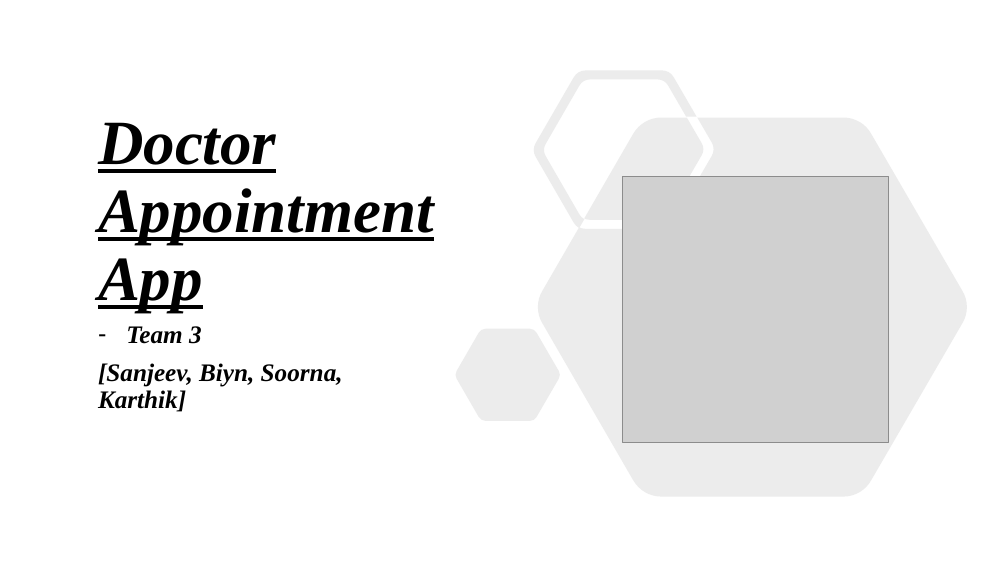
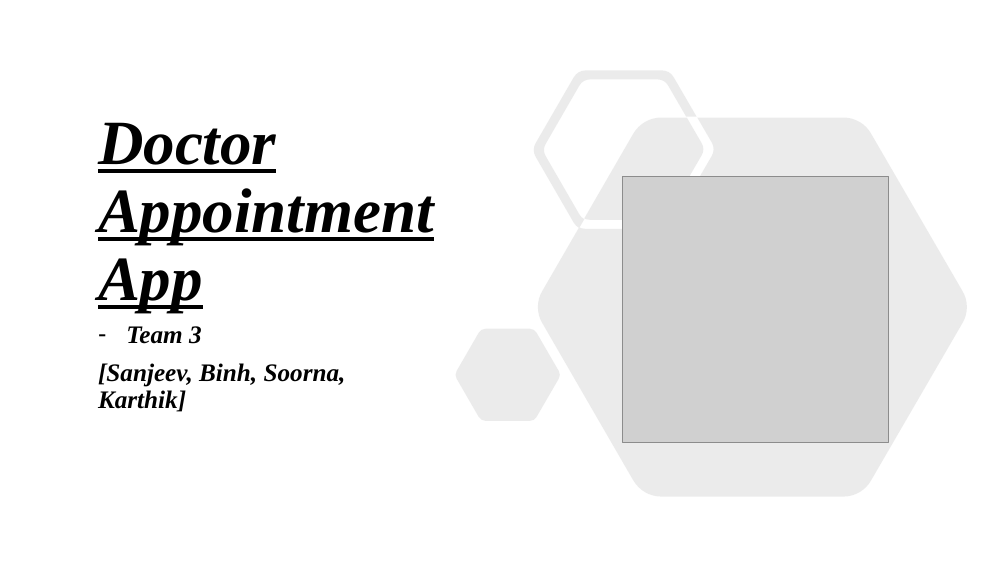
Before and after one commit to SanjeevKumar-DEV/Doctor-Appointment, a slide deck: slide 1 of project-documents/Docto_ Appointment.pptx. Drawn at 1008x567 pixels with LibreOffice and Linux fonts; fonts in the diff are those of the drawing; grey boxes stand for pictures. Boxes give left, top, right and bottom in pixels: in the first picture for what was removed or moved away, otherwise in the second. Text is boxed around its words. In the diff, an @@ line names an element or a change of style, - is before the commit and + after.

```diff
--- a/project-documents/Docto_ Appointment.pptx
+++ b/project-documents/Docto_ Appointment.pptx
@@ subtitle at (98, 363, 346, 412): text changed @@
-[Sanjeev, Biyn, Soorna, Karthik]
+[Sanjeev, Binh, Soorna, Karthik]
```
Also in this commit, not shown: 5 other slides changed, 1 other file.
